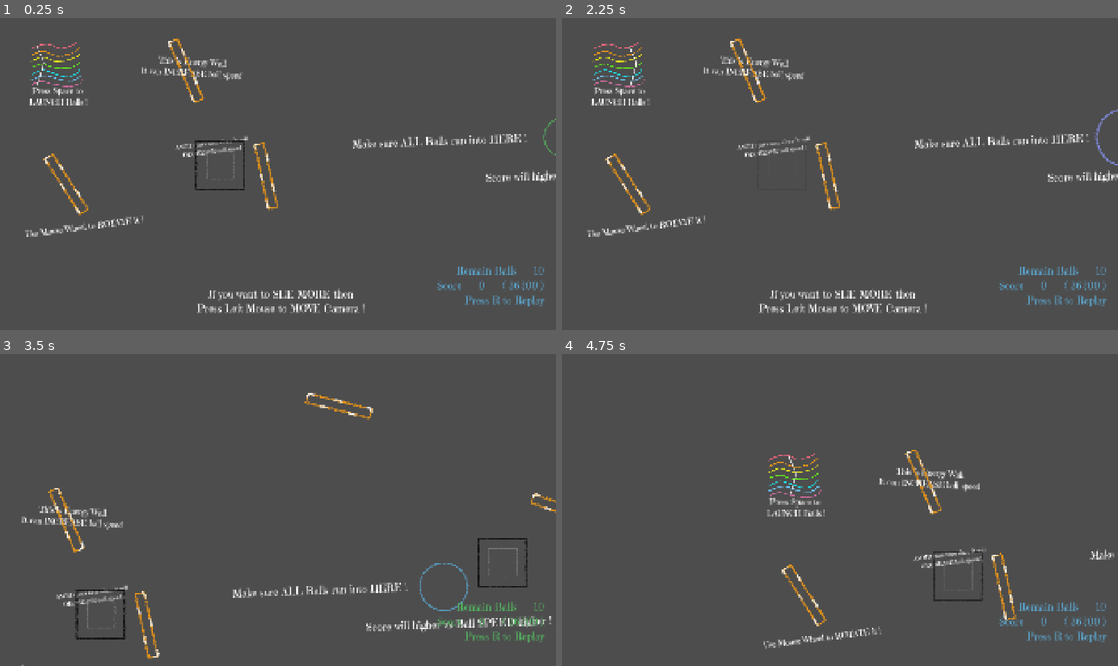
Above: before the commit, frames 1-4 (two rows, left to right).
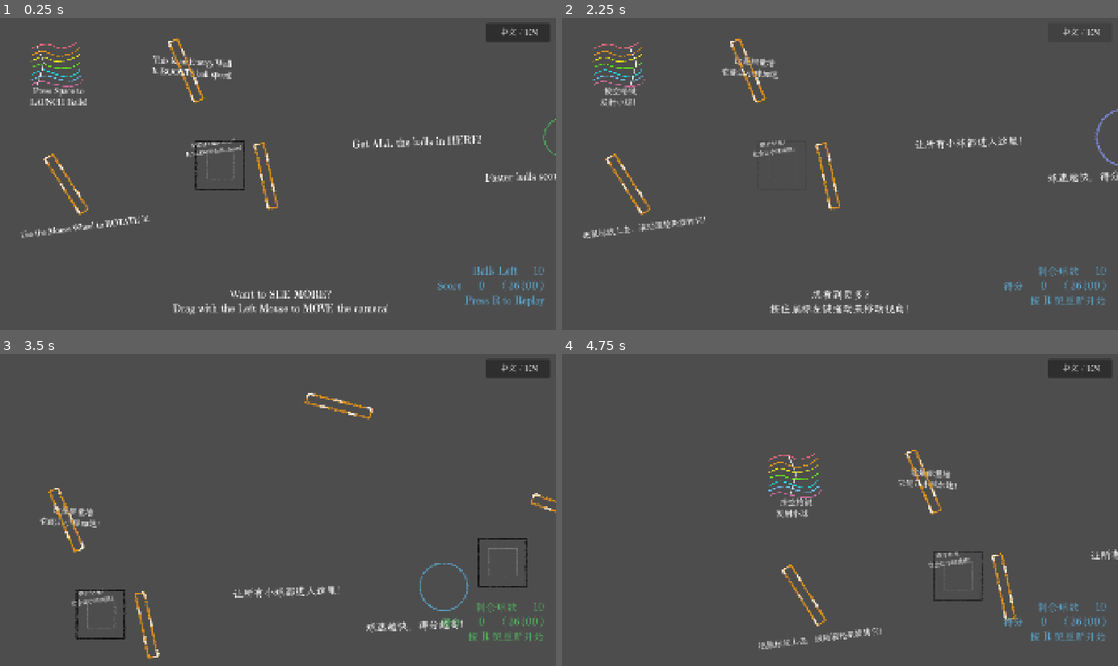
Above: after the commit, the same moments.

Repository: KuthorX/element-maze
Game: Godot game, scene res://node_2d.tscn
The game is run twice, just before and just after one commit, with the same random seed, the same clock (stepped at 60 frames per second) and the same inputs.
Inputs (mouse positions are in pixels of both pictures, inside the frame that each line leads up to):
- Up to frame 1 (0.25 s): no input
- Up to frame 2 (2.25 s): click (1079, 33) at 0.5 s, where only the run after the commit has a clickable "中文 / EN"; click (1079, 33) at 1.25 s, where only the run after the commit has a clickable "中文 / EN"; click (1079, 33) at 2 s, where only the run after the commit has a clickable "中文 / EN"
- Up to frame 3 (3.5 s): tap R at 2.75 s; drag from (189, 407) to (66, 519) at 2.77 s
- Up to frame 4 (4.75 s): tap R at 3.5, 4.25, 4.35 s; drag from (712, 625) to (1006, 588) at 3.52 s; move the mouse to (806, 594) at 4.27 s; click (806, 594) at 4.42 s

The runs differ from the first frame. In frame 1, 3.7% of the frame differs, in the area x 3-100%, y 2-96%; in frame 2, 3.5%; in frame 3, 2.7%; in frame 4, 2.4%.

Commit message:
feat: add English/Chinese localization and Web export preset
- Move all player-facing text to i18n/translations.csv (keys,en,zh) and
  register translations in project.godot; scene labels use keys.
- Add Localization autoload: default from OS language, persisted to
  user://settings.cfg; add "中文 / EN" toggle button in the HUD.
- Add subset LXGW WenKai (OFL) as CJK fallback font in the themes.
- Localize window title; polish English hint copy.
- Add single-threaded Web export preset for itch.io; add README.

Co-Authored-By: Claude Opus 5.5 <noreply@anthropic.com>

Diff:
--- /dev/null
+++ b/i18n/translations.csv
@@ -0,0 +1,20 @@
+keys,en,zh
+GAME_TITLE,Guide The Ball,引导小球
+HUD_BALLS_LEFT,Balls Left,剩余球数
+HUD_SCORE,Score,得分
+HUD_REPLAY,Press R to Replay,按 R 键重新开始
+HINT_LAUNCH,"Press Space to
+LAUNCH Balls!","按空格键
+发射小球！"
+HINT_ENERGY_WALL,"This is an Energy Wall
+It BOOSTS ball speed!","这是能量墙
+它能让小球加速！"
+HINT_ROTATE,Use the Mouse Wheel to ROTATE it!,把鼠标放上去，滚动滚轮来旋转它！
+HINT_DEC_ZONE,"AVOID this zone!
+It SLOWS balls down!","避开这里！
+它会让小球减速！"
+HINT_CAMERA,"Want to SEE MORE?
+Drag with the Left Mouse to MOVE the camera!","想看到更多？
+按住鼠标左键拖动来移动视角！"
+HINT_SPEED_SCORE,Faster balls score HIGHER!,球速越快，得分越高！
+HINT_GOAL,Get ALL the balls in HERE!,让所有小球都进入这里！
--- a/node_2d.tscn
+++ b/node_2d.tscn
@@ -14,6 +14,7 @@
 [ext_resource type="Texture2D" uid="uid://ccat63jcuwfmp" path="res://images/DestinationCircle.png" id="6_kdubu"]
 [ext_resource type="Texture2D" uid="uid://du60rjstwcb2h" path="res://images/DecelerationZone.png" id="13_0h7mo"]
 [ext_resource type="Script" uid="uid://claivnojwy5g6" path="res://scripts/DecZone.gd" id="13_nr8wp"]
+[ext_resource type="Script" path="res://scripts/LanguageToggle.gd" id="14_lang"]
 
 [sub_resource type="CircleShape2D" id="CircleShape2D_d21ai"]
 radius = 853.33
@@ -66,7 +67,7 @@
 [node name="Label" type="Label" parent="CanvasLayer/LevelState/CommonLabelGroup/VBoxContainer/RemainBalls"]
 layout_mode = 2
 theme = ExtResource("4_hqns4")
-text = "Remain Balls"
+text = "HUD_BALLS_LEFT"
 
 [node name="Empty" type="Label" parent="CanvasLayer/LevelState/CommonLabelGroup/VBoxContainer/RemainBalls"]
 layout_mode = 2
@@ -84,7 +85,7 @@
 [node name="Label" type="Label" parent="CanvasLayer/LevelState/CommonLabelGroup/VBoxContainer/Score"]
 layout_mode = 2
 theme = ExtResource("4_hqns4")
-text = "Score"
+text = "HUD_SCORE"
 
 [node name="Empty" type="Label" parent="CanvasLayer/LevelState/CommonLabelGroup/VBoxContainer/Score"]
 layout_mode = 2
@@ -107,8 +108,24 @@
 [node name="Label" type="Label" parent="CanvasLayer/LevelState/CommonLabelGroup/VBoxContainer"]
 layout_mode = 2
 theme = ExtResource("4_hqns4")
-text = "Press R to Replay"
+text = "HUD_REPLAY"
 horizontal_alignment = 2
+
+[node name="LanguageToggle" type="Button" parent="CanvasLayer"]
+auto_translate_mode = 2
+anchors_preset = 1
+anchor_left = 1.0
+anchor_right = 1.0
+offset_left = -240.0
+offset_top = 20.0
+offset_right = -20.0
+offset_bottom = 84.0
+grow_horizontal = 0
+focus_mode = 0
+theme = ExtResource("4_hqns4")
+theme_override_font_sizes/font_size = 30
+text = "中文 / EN"
+script = ExtResource("14_lang")
 
 [node name="HintLabel5" type="Label" parent="."]
 offset_left = -20.000002
@@ -118,7 +135,7 @@
 rotation = -0.12926245
 theme = ExtResource("5_x0ka3")
 theme_override_font_sizes/font_size = 28
-text = "Use Mouse Wheel to ROTATE it !"
+text = "HINT_ROTATE"
 horizontal_alignment = 1
 
 [node name="HintLabel2" type="Label" parent="."]
@@ -129,8 +146,7 @@
 rotation = 0.05406394
 theme = ExtResource("5_x0ka3")
 theme_override_font_sizes/font_size = 28
-text = "This is Energy Wall
-It can INCREASE ball speed"
+text = "HINT_ENERGY_WALL"
 horizontal_alignment = 1
 
 [node name="HintLabel6" type="Label" parent="."]
@@ -141,8 +157,7 @@
 rotation = -0.1287853
 theme = ExtResource("5_x0ka3")
 theme_override_font_sizes/font_size = 20
-text = "AVOID pass here since it will
-DECREASE ball speed !"
+text = "HINT_DEC_ZONE"
 horizontal_alignment = 1
 
 [node name="HintLabel" type="Label" parent="."]
@@ -152,8 +167,7 @@
 offset_bottom = 334.0
 theme = ExtResource("5_x0ka3")
 theme_override_font_sizes/font_size = 28
-text = "Press Space to
-LAUNCH Balls !"
+text = "HINT_LAUNCH"
 horizontal_alignment = 1
 
 [node name="HintLabel4" type="Label" parent="."]
@@ -164,8 +178,7 @@
 rotation = -0.0002328381
 scale = Vector2(1.0000114, 0.99172926)
 theme = ExtResource("4_hqns4")
-text = "If you want to SEE MORE then
-Press Left Mouse to MOVE Camera !"
+text = "HINT_CAMERA"
 horizontal_alignment = 1
 
 [node name="HintLabel7" type="Label" parent="."]
@@ -175,7 +188,7 @@
 offset_bottom = 628.99994
 rotation = -0.035163544
 theme = ExtResource("4_hqns4")
-text = "Score will higher as Ball SPEED higher !"
+text = "HINT_SPEED_SCORE"
 
 [node name="HintLabel3" type="Label" parent="."]
 offset_left = 1217.0
@@ -184,7 +197,7 @@
 offset_bottom = 513.0
 rotation = -0.035163544
 theme = ExtResource("4_hqns4")
-text = "Make sure ALL Balls run into HERE ! "
+text = "HINT_GOAL"
 
 [node name="DestinationCircle" type="Area2D" parent="."]
 position = Vector2(1944.0001, 412.00003)
--- a/project.godot
+++ b/project.godot
@@ -11,10 +11,18 @@
 [application]
 
 config/name="Guide The Ball"
+config/name_localized={
+"en": "Guide The Ball",
+"zh": "引导小球"
+}
 config/version="0.0.1"
 run/main_scene="uid://l5rjn8rcbgs7"
 config/features=PackedStringArray("4.5", "Forward Plus")
 config/icon="uid://mr4koh3ldq81"
+
+[autoload]
+
+Localization="*res://scripts/Localization.gd"
 
 [display]
 
@@ -29,3 +37,7 @@
 "events": [Object(InputEventKey,"resource_local_to_scene":false,"resource_name":"","device":-1,"window_id":0,"alt_press …(192 unchanged characters)…
 ]
 }
+
+[internationalization]
+
+locale/translations=PackedStringArray("res://i18n/translations.en.translation", "res://i18n/translations.zh.translation")
--- /dev/null
+++ b/scripts/LanguageToggle.gd
@@ -0,0 +1,6 @@
+extends Button
+## Title-bar style "中文 / EN" switch; text is fixed, locale handled by Localization autoload.
+
+
+func _ready() -> void:
+	pressed.connect(Localization.toggle_locale)
--- /dev/null
+++ b/scripts/Localization.gd
@@ -0,0 +1,50 @@
+extends Node
+## Chooses the UI language (saved choice > OS language) and persists toggles.
+
+const SETTINGS_PATH := "user://settings.cfg"
+const SETTINGS_SECTION := "general"
+const SETTINGS_KEY_LOCALE := "locale"
+const LOCALE_EN := "en"
+const LOCALE_ZH := "zh"
+
+var current_locale: String = LOCALE_EN
+
+
+func _ready() -> void:
+	_apply_locale(_load_saved_locale())
+
+
+func toggle_locale() -> void:
+	var next_locale := LOCALE_EN if current_locale == LOCALE_ZH else LOCALE_ZH
+	_apply_locale(next_locale)
+	_save_locale(next_locale)
+
+
+func _apply_locale(locale: String) -> void:
+	current_locale = locale
+	TranslationServer.set_locale(locale)
+	DisplayServer.window_set_title(tr("GAME_TITLE"))
+	GameLogger.info("Locale set to %s" % locale, "Localization")
+
+
+func _detect_os_locale() -> String:
+	return LOCALE_ZH if OS.get_locale_language() == LOCALE_ZH else LOCALE_EN
+
+
+func _load_saved_locale() -> String:
+	var config := ConfigFile.new()
+	if config.load(SETTINGS_PATH) != OK:
+		return _detect_os_locale()
+	var saved: String = config.get_value(SETTINGS_SECTION, SETTINGS_KEY_LOCALE, "")
+	if saved == LOCALE_EN or saved == LOCALE_ZH:
+		return saved
+	return _detect_os_locale()
+
+
+func _save_locale(locale: String) -> void:
+	var config := ConfigFile.new()
+	config.load(SETTINGS_PATH)
+	config.set_value(SETTINGS_SECTION, SETTINGS_KEY_LOCALE, locale)
+	var err := config.save(SETTINGS_PATH)
+	if err != OK:
+		GameLogger.error("Failed to save locale (error %d)" % err, "Localization")
--- a/theme/hint_label.tres
+++ b/theme/hint_label.tres
@@ -1,7 +1,12 @@
-[gd_resource type="Theme" load_steps=2 format=3 uid="uid://bhan4heo4qhpb"]
+[gd_resource type="Theme" load_steps=4 format=3 uid="uid://bhan4heo4qhpb"]
 
 [ext_resource type="FontFile" uid="uid://cahop575b4dd7" path="res://fonts/EmilysCandy-Regular.ttf" id="1_4k30y"]
+[ext_resource type="FontFile" path="res://fonts/LXGWWenKai-Regular-subset.ttf" id="2_cjk"]
+
+[sub_resource type="FontVariation" id="FontVariation_cjk"]
+fallbacks = Array[Font]([ExtResource("2_cjk")])
+base_font = ExtResource("1_4k30y")
 
 [resource]
-default_font = ExtResource("1_4k30y")
+default_font = SubResource("FontVariation_cjk")
 default_font_size = 32
--- a/theme/state_label.tres
+++ b/theme/state_label.tres
@@ -1,7 +1,12 @@
-[gd_resource type="Theme" load_steps=2 format=3 uid="uid://dwcbrrffvaosa"]
+[gd_resource type="Theme" load_steps=4 format=3 uid="uid://dwcbrrffvaosa"]
 
 [ext_resource type="FontFile" uid="uid://cahop575b4dd7" path="res://fonts/EmilysCandy-Regular.ttf" id="1_hvphd"]
+[ext_resource type="FontFile" path="res://fonts/LXGWWenKai-Regular-subset.ttf" id="2_cjk"]
+
+[sub_resource type="FontVariation" id="FontVariation_cjk"]
+fallbacks = Array[Font]([ExtResource("2_cjk")])
+base_font = ExtResource("1_hvphd")
 
 [resource]
-default_font = ExtResource("1_hvphd")
+default_font = SubResource("FontVariation_cjk")
 default_font_size = 36
Not shown, changed: export_presets.cfg
Not shown, added: fonts/LXGWWenKai-OFL.txt
Binary file added: fonts/LXGWWenKai-Regular-subset.ttf
Not shown, added: fonts/LXGWWenKai-Regular-subset.ttf.import
Not shown, added: i18n/translations.csv.import
Not shown: 1 places in node_2d.tscn that only renumber resources
Not shown, added: scripts/LanguageToggle.gd.uid
Not shown, added: scripts/Localization.gd.uid
Not shown, added: README.md
